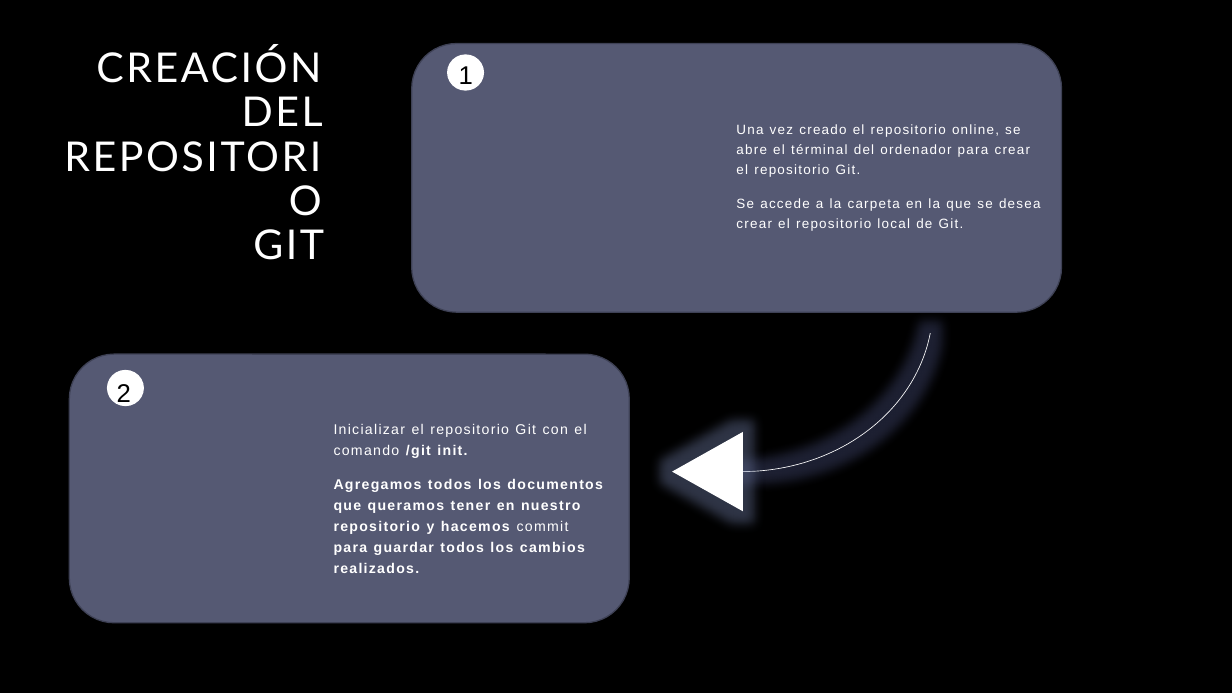
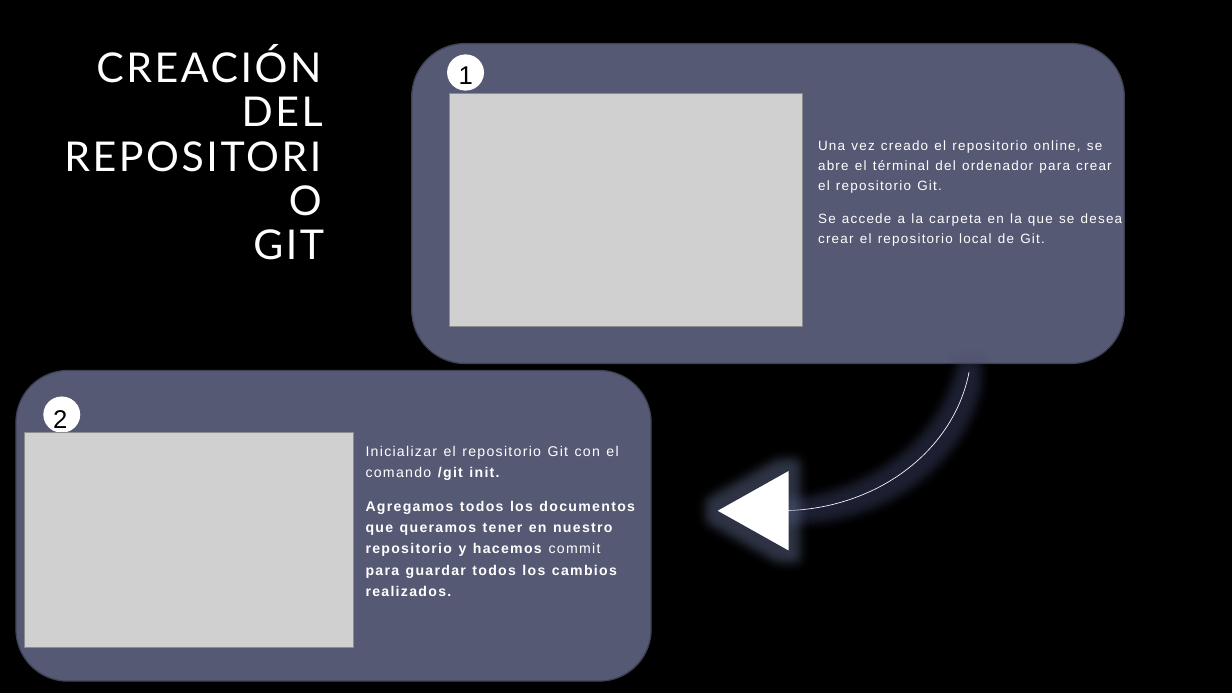
Before and after one commit to Carlosaf16/Act_Git1, a slide deck: slide 7 of Carlos_Ambite_Fernandez.pptx. Drawn at 1232x693 pixels with LibreOffice and Linux fonts; fonts in the diff are those of the drawing; grey boxes stand for pictures. Boxes give left, top, right and bottom in pixels: in the first picture for what was removed or moved away, otherwise in the second. Text is boxed around its words. In the diff, an @@ line names an element or a change of style, - is before the commit and + after.

```diff
--- a/Carlos_Ambite_Fernandez.pptx
+++ b/Carlos_Ambite_Fernandez.pptx
@@ rounded rectangle: place and size @@
-rounded rectangle at box(412, 43, 1062, 312)
+rounded rectangle at box(412, 43, 1125, 363)
@@ picture added at box(450, 94, 803, 327) @@
@@ text "Una vez creado el repositorio ...": place and size @@
-text "Una vez creado el repositorio ..." at box(736, 124, 1041, 231)
+text "Una vez creado el repositorio ..." at box(818, 140, 1123, 246)
@@ arc (boxed as its full ellipse): place and size @@
-arc (boxed as its full ellipse) at box(552, 140, 933, 472)
+arc (boxed as its full ellipse) at box(591, 179, 972, 511)
@@ rounded rectangle: place and size @@
-rounded rectangle at box(69, 354, 629, 623)
+rounded rectangle at box(16, 371, 651, 681)
@@ text "2": place and size @@
-text "2" at box(117, 384, 131, 408)
+text "2" at box(53, 410, 67, 435)
@@ ellipse: place and size @@
-ellipse at box(107, 371, 143, 406)
+ellipse at box(44, 397, 80, 433)
@@ picture added at box(25, 433, 354, 649) @@
@@ text "Inicializar el repositorio Git con ...": place and size @@
-text "Inicializar el repositorio Git con ..." at box(334, 424, 603, 573)
+text "Inicializar el repositorio Git con ..." at box(366, 446, 635, 596)
@@ triangle: place and size @@
-triangle at box(673, 433, 742, 510)
+triangle at box(720, 472, 788, 549)
```
Also in this commit, not shown: 2 other slides changed.
